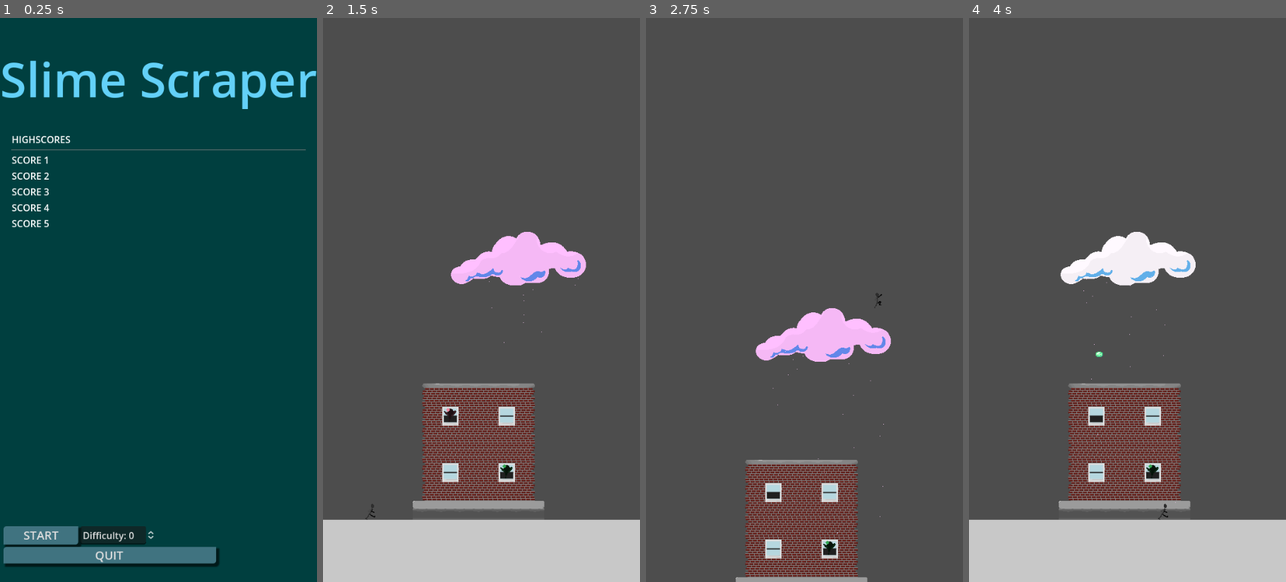
Above: before the commit, frames 1-4 (left to right).
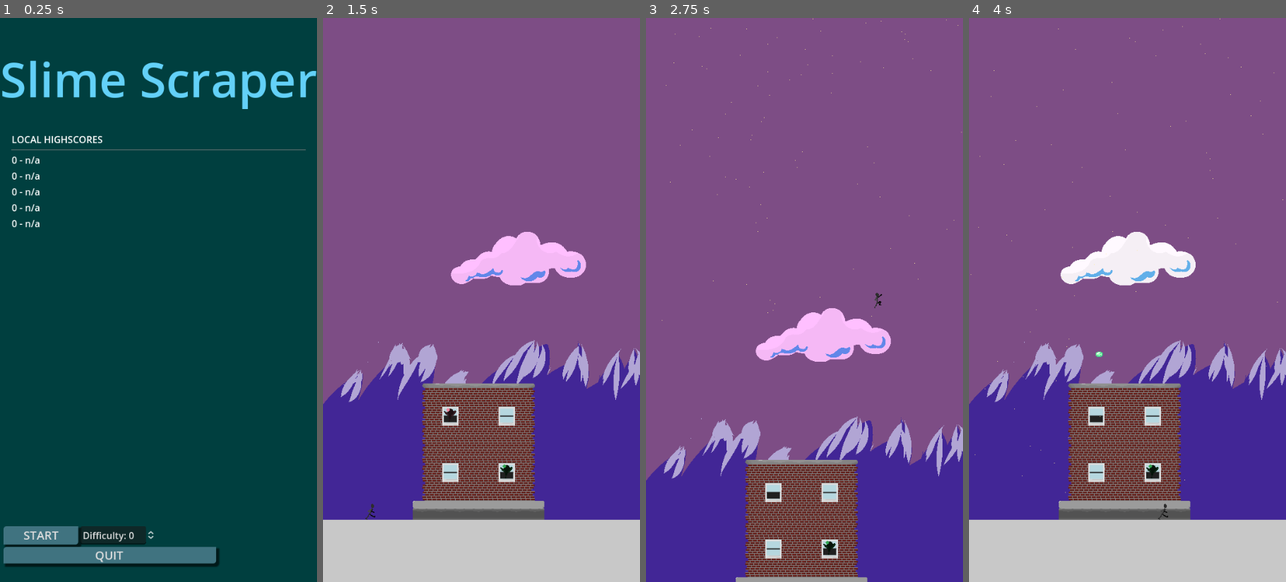
Above: after the commit, the same moments.

Repository: schonewillejacob/SlimeScraper
Game: Godot game, scene res://Data/Scenes/Main.tscn
Two runs of this game, one before a commit and one after it. Both use one fixed random seed, a clock stepped at 60 frames per second and the inputs below. Sound files missing from this copy of the repository are replaced by a short silence.
Inputs:
- Up to frame 1 (0.25 s): no input
- Up to frame 2 (1.5 s): click "START" at 0.5 s; hold D (user_right) from 1.28 s (still down)
- Up to frame 3 (2.75 s): keep holding D (user_right); tap W (user_up) at 1.52, 2.27 s
- Up to frame 4 (4 s): release D (user_right) at 2.78 s; hold A (user_left) 2.78-3.53 s; hold D (user_right) from 3.53 s (still down); tap W (user_up) at 3.77 s

The runs differ from the first frame. In frame 1, 0.7% of the frame differs, in the area x 3-33%, y 20-38%; in frame 2, 78%; in frame 3, 90%, in the area x 0-100%, y 0-100%; in frame 4, 78%.

Commit message:
randomized slime targets, backgrounds, finalizing for export

Diff:
--- a/src/Data/Scenes/Cloud.tscn
+++ b/src/Data/Scenes/Cloud.tscn
@@ -1,8 +1,7 @@
-[gd_scene load_steps=4 format=3 uid="uid://c5v5faouhqdpa"]
+[gd_scene load_steps=3 format=3 uid="uid://c5v5faouhqdpa"]
 
 [ext_resource type="Script" path="res://Data/Scripts/Cloud.gd" id="1_ovjl3"]
 [ext_resource type="Texture2D" uid="uid://csudlgryq5yxg" path="res://Assets/Graphics/Sprites/cloud.png" id="2_rtcqr"]
-[ext_resource type="PackedScene" uid="uid://dmf7j18wj8qut" path="res://Data/Scenes/rain.tscn" id="3_3xrsh"]
 
 [node name="Cloud" type="Node2D" groups=["Cloud"]]
 script = ExtResource("1_ovjl3")
@@ -14,8 +13,4 @@
 [node name="spawn_attempt" type="Timer" parent="."]
 autostart = true
 
-[node name="rain" parent="." instance=ExtResource("3_3xrsh")]
-lifetime = 6.0
-visibility_rect = Rect2(-1000, -1000, 2000, 20000)
-
 [connection signal="timeout" from="spawn_attempt" to="." method="spawn"]
--- a/src/Data/Scenes/Main.tscn
+++ b/src/Data/Scenes/Main.tscn
@@ -46,7 +46,7 @@
 
 [node name="header" type="Label" parent="Control/highscores"]
 layout_mode = 2
-text = "HIGHSCORES"
+text = "LOCAL HIGHSCORES"
 
 [node name="seperator" type="HSeparator" parent="Control/highscores"]
 layout_mode = 2
--- a/src/Data/Scenes/PlayArea.tscn
+++ b/src/Data/Scenes/PlayArea.tscn
@@ -1,5 +1,6 @@
-[gd_scene load_steps=9 format=3 uid="uid://dhuuw76udngo3"]
+[gd_scene load_steps=11 format=3 uid="uid://dhuuw76udngo3"]
 
+[ext_resource type="Texture2D" uid="uid://dkj4q57guisjs" path="res://Assets/Graphics/Sprites/mountains.png" id="1_1vcev"]
 [ext_resource type="PackedScene" uid="uid://dlea8lco0wv1f" path="res://Data/Scenes/Player.tscn" id="2_tilqw"]
 [ext_resource type="PackedScene" uid="uid://c6loarmpx1hpt" path="res://Data/Scenes/Building.tscn" id="3_cthy5"]
 [ext_resource type="PackedScene" uid="uid://eh3ftx371nv6" path="res://Data/Scenes/Floor.tscn" id="3_iqxc3"]
@@ -7,12 +8,18 @@
 [ext_resource type="AudioStream" uid="uid://c4vev0fcgl1c0" path="res://Assets/Audio/main.wav" id="4_kw2ke"]
 [ext_resource type="Script" path="res://Data/Scripts/CameraCarrier2D.gd" id="6_f53lg"]
 [ext_resource type="AudioStream" uid="uid://d45kbfubirvi" path="res://Assets/Audio/rain.wav" id="6_lpduh"]
+[ext_resource type="PackedScene" uid="uid://dmf7j18wj8qut" path="res://Data/Scenes/rain.tscn" id="7_o1bll"]
 [ext_resource type="Script" path="res://Data/Scripts/RainPlayer.gd" id="7_x52aa"]
 
 [node name="PlayArea" type="Node2D"]
 position = Vector2(-3, -3)
 
 [node name="stage" type="Node" parent="."]
+
+[node name="mountains" type="Sprite2D" parent="stage"]
+z_index = -10
+position = Vector2(280, 380)
+texture = ExtResource("1_1vcev")
 
 [node name="Building" parent="stage" instance=ExtResource("3_cthy5")]
 position = Vector2(297, 592)
@@ -32,6 +39,9 @@
 autoplay = true
 script = ExtResource("7_x52aa")
 
+[node name="rain" parent="stage" instance=ExtResource("7_o1bll")]
+position = Vector2(250, -99)
+
 [node name="player" type="Node" parent="."]
 
 [node name="CameraCarrier2D" type="Camera2D" parent="player"]
--- a/src/Data/Scenes/menus/RoundFail.tscn
+++ b/src/Data/Scenes/menus/RoundFail.tscn
@@ -1,7 +1,8 @@
-[gd_scene load_steps=3 format=3 uid="uid://vlb6sbf83smf"]
+[gd_scene load_steps=4 format=3 uid="uid://vlb6sbf83smf"]
 
 [ext_resource type="Theme" uid="uid://7b1l5s245aev" path="res://Data/Theme/Main.tres" id="1_2m5j6"]
 [ext_resource type="Script" path="res://Data/Scripts/RoundFail.gd" id="2_jihyj"]
+[ext_resource type="AudioStream" uid="uid://cce7ephb3tod0" path="res://Assets/Audio/snd_bump3.wav" id="3_n7oop"]
 
 [node name="RoundFail" type="Control"]
 process_mode = 3
@@ -48,6 +49,9 @@
 layout_mode = 2
 text = "Submit"
 
+[node name="denied" type="AudioStreamPlayer" parent="HBoxContainer/submit_button"]
+stream = ExtResource("3_n7oop")
+
 [node name="player_name" type="TextEdit" parent="HBoxContainer"]
 custom_minimum_size = Vector2(256, 0)
 layout_mode = 2
--- a/src/Data/Scenes/rain.tscn
+++ b/src/Data/Scenes/rain.tscn
@@ -1,8 +1,10 @@
-[gd_scene load_steps=2 format=3 uid="uid://dmf7j18wj8qut"]
+[gd_scene load_steps=3 format=3 uid="uid://dmf7j18wj8qut"]
+
+[ext_resource type="Script" path="res://Data/Scripts/Rain.gd" id="1_8628p"]
 
 [sub_resource type="ParticleProcessMaterial" id="ParticleProcessMaterial_gpfsy"]
 emission_shape = 3
-emission_box_extents = Vector3(96, 1, 1)
+emission_box_extents = Vector3(540, 1, 1)
 particle_flag_disable_z = true
 direction = Vector3(-10, 10, 0)
 spread = 0.0
@@ -11,9 +13,11 @@
 initial_velocity_max = 35.0
 orbit_velocity_min = 0.0
 orbit_velocity_max = 0.0
-color = Color(1, 0.803922, 0.988235, 1)
+color = Color(1, 0.933333, 0.603922, 1)
 
 [node name="rain" type="GPUParticles2D"]
-amount = 75
+amount = 250
 process_material = SubResource("ParticleProcessMaterial_gpfsy")
 lifetime = 3.0
+visibility_rect = Rect2(-1000, -1000, 2000, 2000)
+script = ExtResource("1_8628p")
--- a/src/Data/Scripts/Building.gd
+++ b/src/Data/Scripts/Building.gd
@@ -19,10 +19,7 @@
 func _physics_process(_delta):
 	for body in get_overlapping_bodies():
 		if body.has_method("hit_building"):
-			var nearest = null
-			for civ in civilian_list:
-				if nearest == null || (body.global_position - civ.global_position) < nearest:
-					nearest = civ.global_position - body.global_position
+			var nearest = civilian_list[randi()%civilian_list.size()].get_global_position() - body.get_global_position()
 			if nearest:
 				body.hit_building(nearest.normalized())
 
--- a/src/Data/Scripts/GameController.gd
+++ b/src/Data/Scripts/GameController.gd
@@ -24,7 +24,7 @@
 func check_game():
 	if building.civilian_list == []:
 		print("Round ending...")
-		if float(civilians_rescued)/float(civilians_total) > 0.25:
+		if float(civilians_rescued)/float(civilians_total) > 0.65:
 			get_tree().change_scene_to_file(path_success)
 		else:
 			get_tree().change_scene_to_file(path_fail)
--- a/src/Data/Scripts/Main.gd
+++ b/src/Data/Scripts/Main.gd
@@ -12,13 +12,36 @@
 	$Control/highscores/score_4,
 	$Control/highscores/score_5
 ]
-var try_count = 0
 @onready var class_playArea = preload("res://Data/Scenes/PlayArea.tscn")
 @onready var scores_path : String = "user://highscore.json"
 @onready var base_scores_path : String = "res://Data/Scripts/JSON/highscore.json"
 
 
-# Called when the node enters the scene tree for the first time.
+var base_score_file = {
+	"1" : {
+		"name":"n/a",
+		"score":0
+	},
+	"2" : {
+		"name":"n/a",
+		"score":0
+	},
+	"3" : {
+		"name":"n/a",
+		"score":0
+	},
+	"4" : {
+		"name":"n/a",
+		"score":0
+	},
+	"5" : {
+		"name":"n/a",
+		"score":0
+	}
+}
+
+
+
 func _ready():
 #	This should access highscores, check the top result, and have it's max be that value.
 	spinBox.max_value = 20.0
@@ -37,15 +60,12 @@
 				var score_string = str(json_as_dict[entry].score) + " - " +json_as_dict[entry].name
 				score_labels[int(entry)-1].text = score_string
 	else:
-		print("File not present, loading default...")
-		if FileAccess.file_exists(base_scores_path):
-			var json_as_text = FileAccess.get_file_as_string(scores_path)
-			var json_as_dict = JSON.parse_string(json_as_text)
-			try_count += 1
-			if try_count > 2:
-				print("ERROR: try_count exceeded, base highscore.json missing?")
-				return
-			fill_score_labels()
+		print("File not present, creating default...")
+		var new_file = FileAccess.open(scores_path, FileAccess.WRITE)
+		new_file.store_line(var_to_str(base_score_file))
+		new_file.close()
+		fill_score_labels()
+
 
 
 func exit_game():
--- /dev/null
+++ b/src/Data/Scripts/Rain.gd
@@ -0,0 +1,8 @@
+extends GPUParticles2D
+
+
+func _ready():
+	#	Set height
+	var Height : int = clamp(ceil(GameController.difficulty/2), 2, 9999) # Every six difficulty points, the height goes up 2 levels
+	Height = Height + (Height%2) # guarentee an even result
+	set_position(Vector2(270, (-(Height+2)*96)))
--- a/src/Data/Scripts/RoundFail.gd
+++ b/src/Data/Scripts/RoundFail.gd
@@ -5,36 +5,56 @@
 var try_count = 0
 @onready var scores_path : String = "user://highscore.json"
 @onready var base_scores_path : String = "res://Data/Scripts/JSON/highscore.json"
+@onready var submit_form = $HBoxContainer/player_name
 
 
 
 # Called when the node enters the scene tree for the first time.
 func _ready():
 	$points_label.text = "Points: "+str(GameController.score)
-	GameController.score = 0
 
 
 
 func submit_score():
-	print("quitting")
-	write_score()
-	get_tree().change_scene_to_file("res://Data/Scenes/Main.tscn")
-	pass
+	if submit_form.text != "":
+		print("quitting")
+		write_score()
+		GameController.score = 0
+		get_tree().change_scene_to_file("res://Data/Scenes/Main.tscn")
+	else:
+		print("Failed: empty form")
+		$HBoxContainer/submit_button/denied.play()
 
 func write_score():
+	if GameController.score < 1:
+		return
 	if FileAccess.file_exists(scores_path):
+#		Load data
 		var json_as_text = FileAccess.get_file_as_string(scores_path)
 		var json_as_dict = JSON.parse_string(json_as_text)
+#		Reference for substitution
+		var prev_entry_name
+		var prev_entry_score
+		var flag_writedownward : bool = false
+#		Read from disk
 		if json_as_dict:
 			for entry in json_as_dict:
-				var score_string = str(json_as_dict[entry].score) + " - " +json_as_dict[entry].name
-	else:
-		print("File not present, loading default...")
-		if FileAccess.file_exists(base_scores_path):
-			var json_as_text = FileAccess.get_file_as_string(scores_path)
-			var json_as_dict = JSON.parse_string(json_as_text)
-			try_count += 1
-			if try_count > 2:
-				print("ERROR: try_count exceeded, base highscore.json missing?")
-				return
-			write_score()
+				if json_as_dict[entry].score < GameController.score || flag_writedownward || json_as_dict[entry].score == 0:
+					if !flag_writedownward:
+						prev_entry_name = json_as_dict[entry].name
+						json_as_dict[entry].name = submit_form.text
+						prev_entry_score = json_as_dict[entry].score
+						json_as_dict[entry].score = GameController.score
+					else:
+						var temp = prev_entry_name
+						prev_entry_name = json_as_dict[entry].name
+						json_as_dict[entry].name = temp
+
+						temp = prev_entry_score
+						prev_entry_score = json_as_dict[entry].score
+						json_as_dict[entry].score = temp
+					flag_writedownward = true
+#			Write to disk
+			var temp_file = FileAccess.open(scores_path, FileAccess.WRITE)
+			temp_file.store_line(var_to_str(json_as_dict))
+			temp_file.close()
--- a/src/project.godot
+++ b/src/project.godot
@@ -116,6 +116,8 @@
 
 [rendering]
 
+renderer/rendering_method="gl_compatibility"
+environment/defaults/default_clear_color=Color(0.490196, 0.301961, 0.521569, 1)
 environment/defaults/default_environment="res://default_env.tres"
 textures/canvas_textures/default_texture_filter=0
 quality/driver/driver_name="GLES2"
Not shown, added: src/Assets/Audio/snd_bump3.wav.import
Binary file added: src/Assets/Graphics/Sprites/mountains.png
Not shown, added: src/Assets/Graphics/Sprites/mountains.png.import
Not shown, added: src/export_presets.cfg
Not shown, added: src/Assets/Audio/snd_bump3.wav
